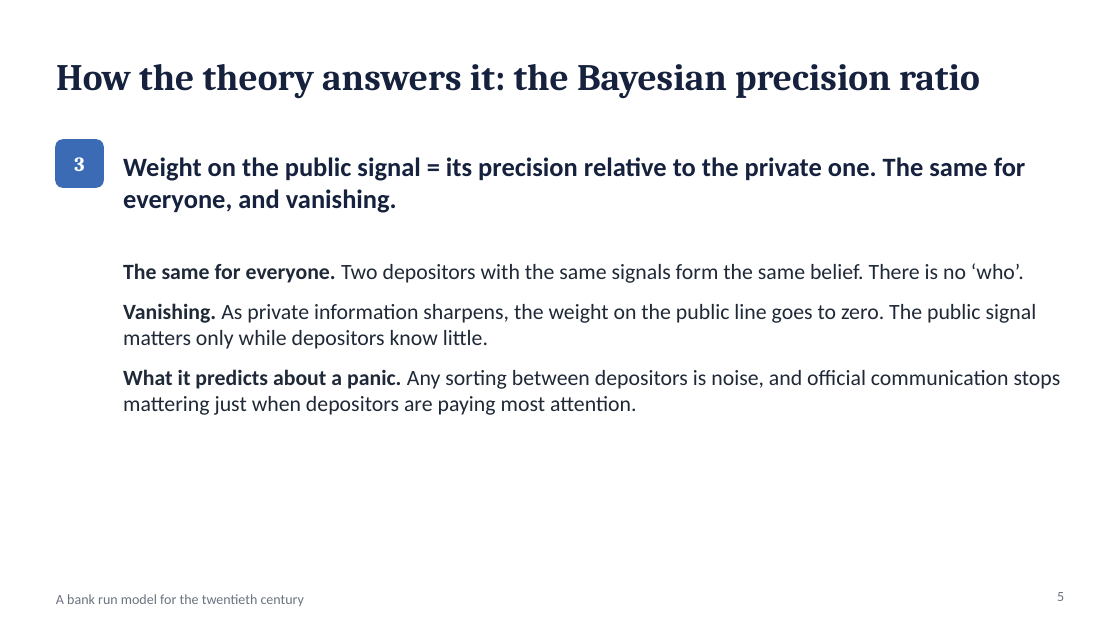
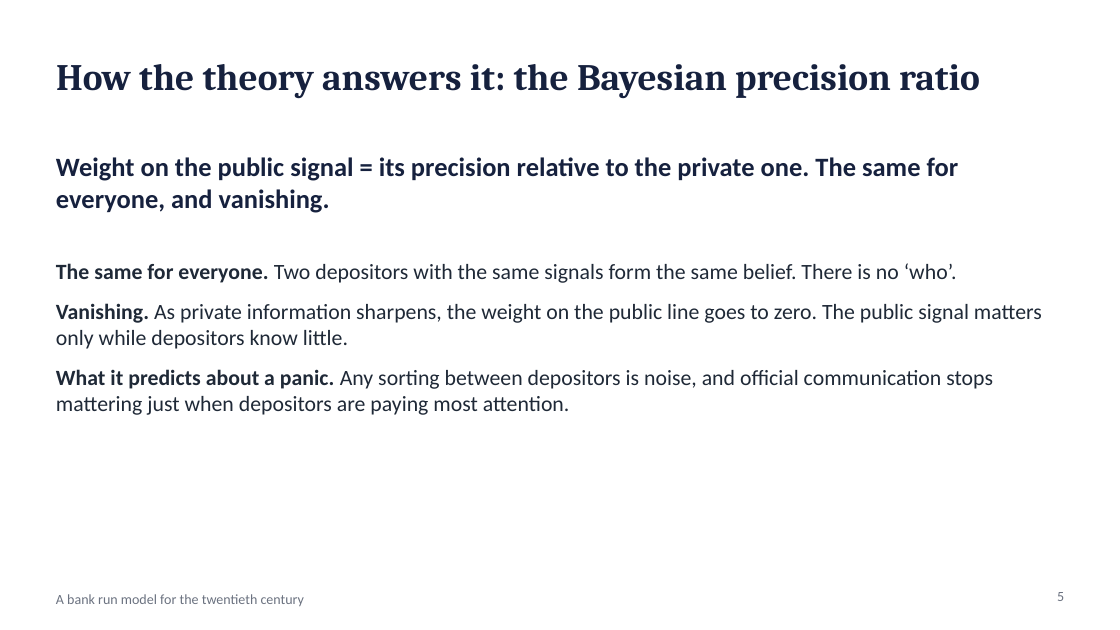
Before and after one commit to wlstover/BankRuns5, a slide deck: slide 5 of docs/deck_2026-10-26_seminar.pptx. Drawn at 1120x630 pixels with LibreOffice and Linux fonts; fonts in the diff are those of the drawing. Boxes give left, top, right and bottom in pixels: in the first picture for what was removed or moved away, otherwise in the second. Text is boxed around its words. In the diff, an @@ line names an element or a change of style, - is before the commit and + after.

```diff
--- a/docs/deck_2026-10-26_seminar.pptx
+++ b/docs/deck_2026-10-26_seminar.pptx
@@ text "Weight on the public signal ...": place and size @@
-text "Weight on the public signal ..." at [123,157,1026,213]
+text "Weight on the public signal ..." at [56,157,959,213]
@@ rounded rectangle removed at [56,140,103,187] @@
@@ text removed at [74,157,84,171] @@
-3
@@ text "The same for everyone. Two ..." rewrapped from [123,263,1061,415] to [56,263,1042,415] @@
```
Also in this commit, not shown: 6 other slides changed, 2 other files.
